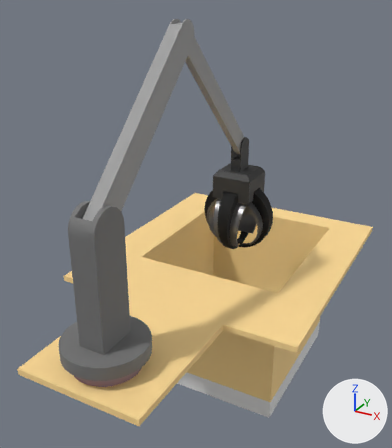
The glTF model public/assets/excavator.glb, before and after one commit.
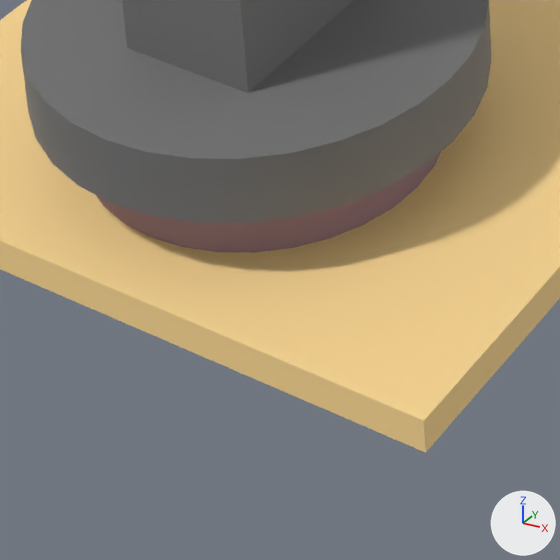
Old and new are each drawn whole from a camera (50 mm lens) standing at (0.924, -0.82, 0.769) and looking at (0.502, -0.053, 0.386) and again close up on the part from 14% to 42% of the width and 75% to 100% of the height. Lighting does not change. The marker at lower right points along +X, +Y and +Z.

Objects in the first close-up: 'base', 'rotating-platform', 'rotating-platform-base'.
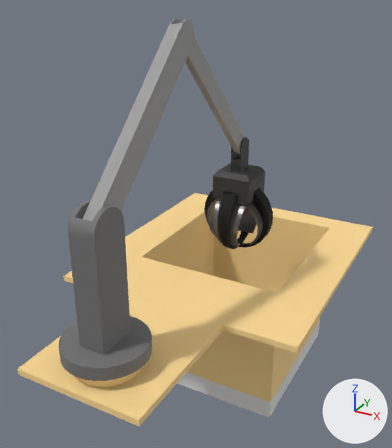
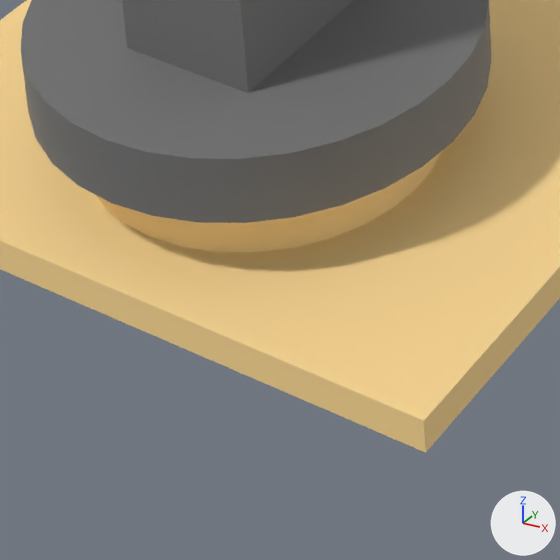
Changed parts and their boxes (x1, y1, x2, y2) in the close-ups (560 x 560 px):
'rotating-platform-base', recoloured
    both: (96, 152, 441, 253)

Patch to the scene script:
```diff
--- a/public/assets/excavator.glb.py
+++ b/public/assets/excavator.glb.py
@@ mat_rotating_platform_base_passive @@
 mat_rotating_platform_base_passive = principled_material('rotating-platform-base-passive')
-mat_rotating_platform_base_passive.base_color = (0.319, 0.202, 0.238)  # purple #997c86
+mat_rotating_platform_base_passive.base_color = (1.0, 0.708, 0.301)  # beige #ffdb95
 mat_rotating_platform_base_passive.metallic = 0.15
```
